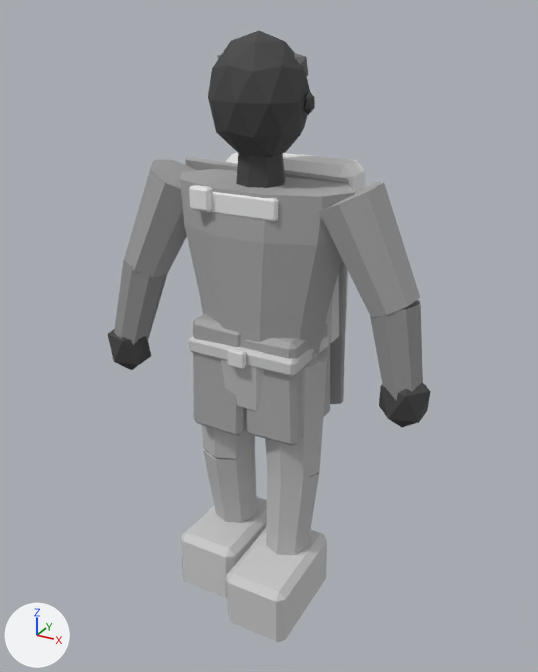
Two versions of the glTF model assets/exports/npc/npc_traveller_contact_r_v01.glb, one commit apart.
Before and after are seen from a camera (50 mm lens) standing at (1.176, -2.086, 2.091) and looking at (0.018, 0.021, 1.038). The lights are fixed; the arrows at lower left show +X, +Y and +Z. The older version comes first. Vertices at exactly the same position are counted once.

Names of what the first picture shows: 'GEO_npc_traveller_contact_r_v01'.
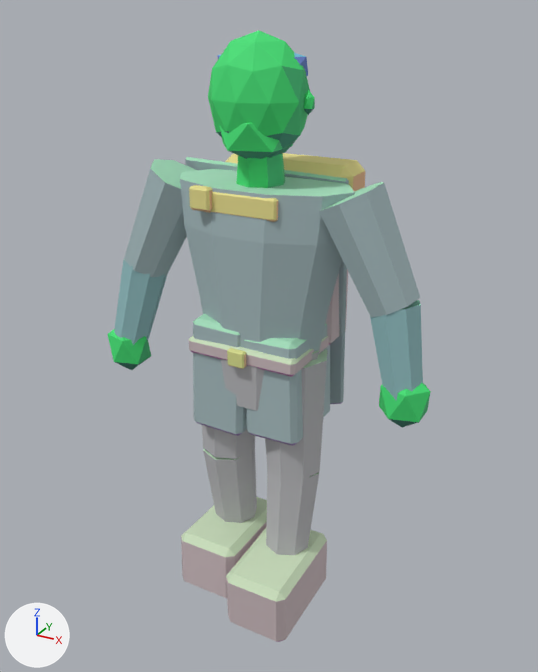
Where the change shows, as pixel boxes [x1, y1, x2, y2] in the pictures (538 x 672 px):
part 1 of me_geo_npc_traveller_contact_r_v01, added (green): after [219, 122, 293, 159]
part 2 of me_geo_npc_traveller_contact_r_v01, recoloured: [107, 30, 431, 642] in both

The change in detail:
me_geo_npc_traveller_contact_r_v01 is used by ob_geo_npc_traveller_contact_r_v01; location (0.0, 0.0, 0.0).
me_geo_npc_traveller_contact_r_v01 had 574 vertices, 1036 faces and spanned x -0.62..0.62, y -0.32..0.31, z -0.01..2.03.
me_geo_npc_traveller_contact_r_v01 now has 586 vertices, 1056 faces and spans x -0.62..0.62, y -0.32..0.31, z -0.01..2.03.
me_geo_npc_traveller_contact_r_v01 part 1: a new loose piece, an icosphere of 20 faces spanning x -0.12..0.12, y -0.14..0.07, z 1.65..1.83, in mat_mat_npc_indexed.
me_geo_npc_traveller_contact_r_v01 part 2: 1036 kept faces spanning x -0.62..0.62, y -0.32..0.31, z -0.01..2.03 get new vertex colours.
